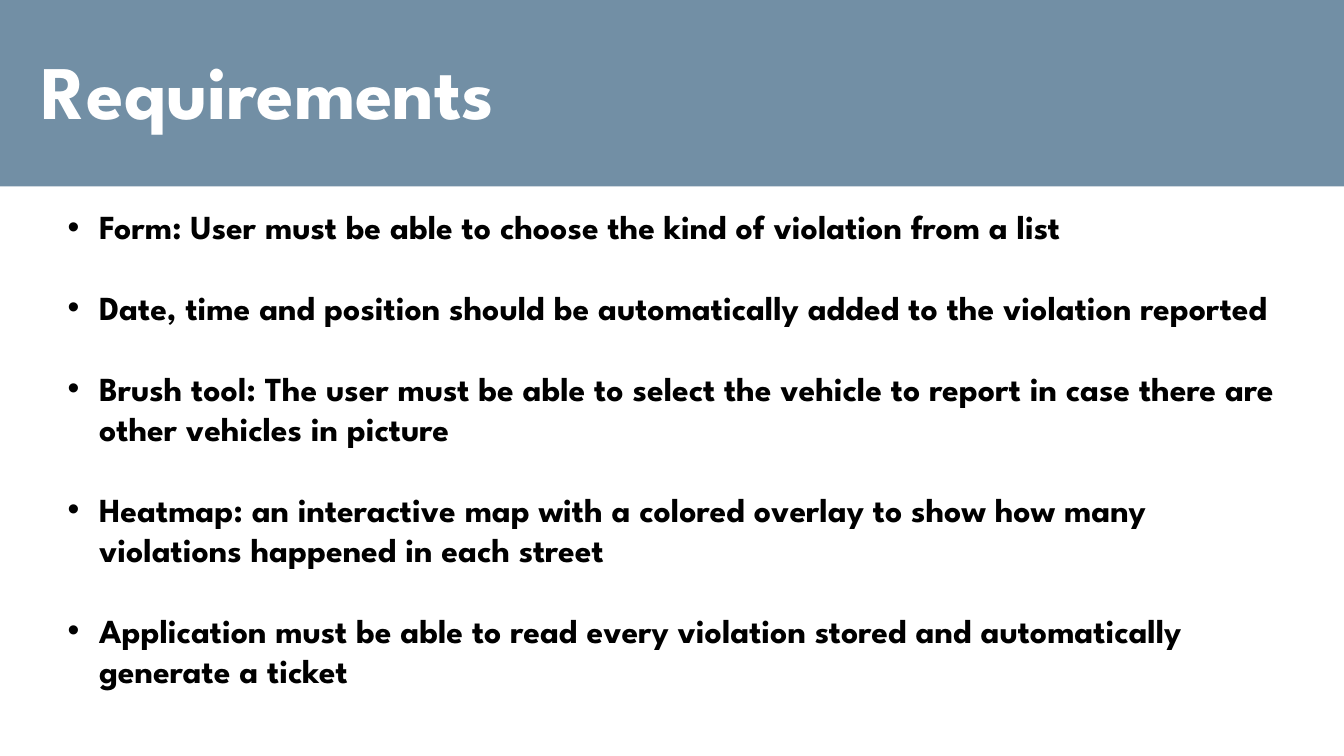
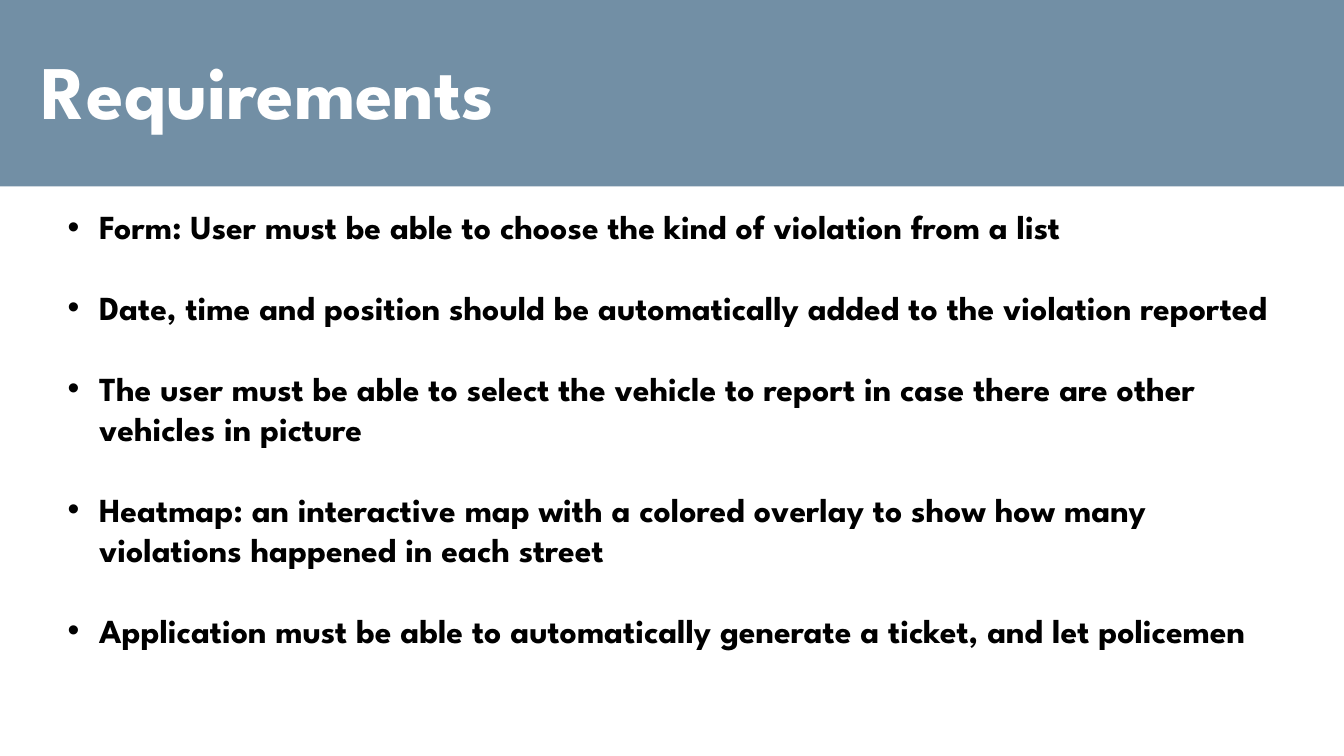
Before and after one commit to TiberioG/SoftwareEngineering2Polimi, a slide deck: slide 4 of Presentation1.pptx. Drawn at 1344x756 pixels with LibreOffice and Linux fonts; fonts in the diff are those of the drawing. Boxes give left, top, right and bottom in pixels: in the first picture for what was removed or moved away, otherwise in the second. Text is boxed around its words. In the diff, an @@ line names an element or a change of style, - is before the commit and + after.

Commit message:
better slides

```diff
--- a/Presentation1.pptx
+++ b/Presentation1.pptx
@@ text at (99,378,1195,448): text changed @@
-• Brush tool: The user must be able to select the vehicle to report in case there are other vehicles in picture
+• The user must be able to select the vehicle to report in case there are other vehicles in picture
@@ text at (99,620,1245,651): text changed @@
-• Application must be able to read every violation stored and automatically generate a ticket
+• Application must be able to automatically generate a ticket, and let policemen
```
Also in this commit, not shown: 2 other slides changed.
